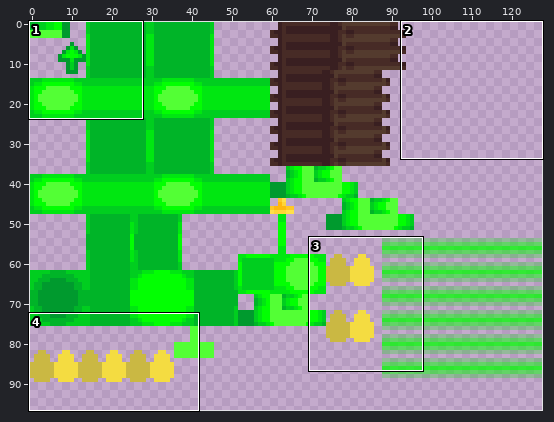
File history of a sprite sheet, src/main/resources/assets/awt/textures/exterior/onion/lime.png. Above: a wide view before the commit, with the close-up outlined.
Close-up. The starting point:
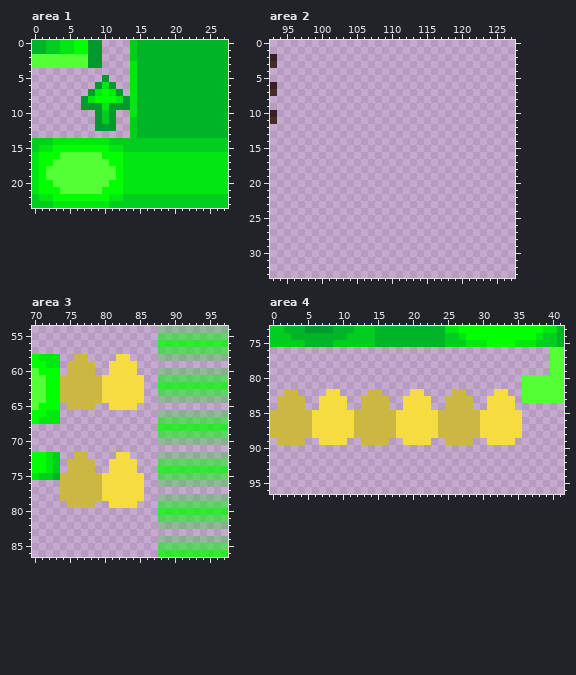
The file is 128x128 pixels. Colours within 5 levels of each other are drawn and written as one. Shown: area 1: x 0..27, y 0..23; area 2: x 93..127, y 0..33; area 3: x 70..97, y 54..86; area 4: x 0..41, y 73..96. The wide view leaves out empty margins.
And afterwards:
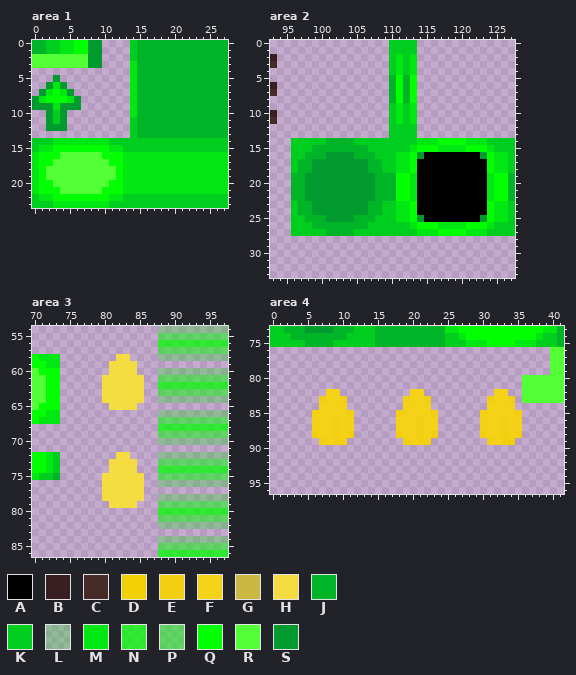
Palette (. is transparent): A #000000  B #391f21  C #472b26  D #f1d005  E #f3cf11  F #f4d218  G #cab843  H #f4dc41  J #00b428  K #00ce1f  L #00e7003f  M #00e711  N #01ff01bf  P #02ff027f  Q #02ff02  R #53ff35  S #009a2e
Changes in this commit:
Area 1:
y 5: x 3 . -> S; x 10 S -> .
y 6: x 2..4 ... -> SMS; x 9..11 SMS -> ...
y 7: x 1..5 ..... -> SMQMS; x 8..12 SMQMS -> .....
y 8: x 0..13 .......SMQQQMS -> SMQQQMS.......
y 9: x 0..13 .......SSSMSSS -> SSSMSSS.......
y 10..11: x 2..4 ... -> SKS; x 9..11 SKS -> ...
y 12: x 2..4 ... -> SSS; x 9..11 SSS -> ...
Area 2:
y 0..1: x 110..113 .... -> KKKK
y 2..4: x 110..113 .... -> KMKM
y 5..8: x 110..113 .... -> JQJQ
y 9..11: x 110..113 .... -> KMKM
y 12..13: x 110..113 .... -> KKKK
y 14: x 96..127 ................................ -> KKKKKJJJJKKKKKKKKKMMMQQQQMMMKKKK
y 15: x 96..127 ................................ -> KKKJJJJJJJJKKKKKKMQQQMMMMQQQMKKK
y 16: x 96..127 ................................ -> KKJJJSSSSJJJKKKMMQSAAAAAAAASQMMK
y 17..18: x 96..127 ................................ -> KJJSSSSSSSSJJKKMMQAAAAAAAAAAQMMK
y 19..22: x 96..127 ................................ -> JJSSSSSSSSSSJJJQQMAAAAAAAAAAMQQJ
y 23..24: x 96..127 ................................ -> KJJSSSSSSSSJJKKMMQAAAAAAAAAAQMMK
y 25: x 96..127 ................................ -> KKJJJSSSSJJJKKKMMQSAAAAAAAASQMMK
y 26: x 96..127 ................................ -> KKKJJJJJJJJKKKKKKMQQQMMMMQQQMKKK
y 27: x 96..127 ................................ -> KKKKKJJJJKKKKKKKKKMMMQQQQMMMKKKK
Area 3:
y 58: x 76..77 GG -> ..
y 59..60: x 75..78 GGGG -> ....
y 61..64: x 74..79 GGGGGG -> ......
y 65: x 75..78 GGGG -> ....
y 72: x 76..77 GG -> ..
y 73..74: x 75..78 GGGG -> ....
y 75..78: x 74..79 GGGGGG -> ......
y 79: x 75..78 GGGG -> ....
Area 4:
y 82: x 2..3 GG -> ..; x 8..9 HH -> FF; x 14..15 GG -> ..; x 20..21 HH -> FF; x 26..27 GG -> ..; x 32..33 HH -> FF
y 83: x 1..4 GGGG -> ....; x 7..10 HHHH -> EFFE; x 13..16 GGGG -> ....; x 19..22 HHHH -> EFFE; x 25..28 GGGG -> ....; x 31..34 HHHH -> EFFE
y 84: x 1..4 GGGG -> ....; x 7..10 HHHH -> FFFF; x 13..16 GGGG -> ....; x 19..22 HHHH -> FFFF; x 25..28 GGGG -> ....; x 31..34 HHHH -> FFFF
y 85: x 0..35 GGGGGGHHHHHHGGGGGGHHHHHHGGGGGGHHHHHH -> ......EFFFFE......EFFFFE......EFFFFE
y 86..87: x 0..35 GGGGGGHHHHHHGGGGGGHHHHHHGGGGGGHHHHHH -> ......FFFEFF......FFFEFF......FFFEFF
y 88: x 0..35 GGGGGGHHHHHHGGGGGGHHHHHHGGGGGGHHHHHH -> ......EFFEFE......EFFEFE......EFFEFE
y 89: x 1..4 GGGG -> ....; x 7..10 HHHH -> EFEE; x 13..16 GGGG -> ....; x 19..22 HHHH -> EFEE; x 25..28 GGGG -> ....; x 31..34 HHHH -> EFED
Boxes around the changes in both close-ups, in picture pixels (x1, y1, x2, y2):
changed: (32, 75, 130, 131)
added: (291, 40, 515, 236)
erased: (60, 354, 102, 410)
erased: (60, 452, 102, 508)
changed: (270, 389, 522, 445)
